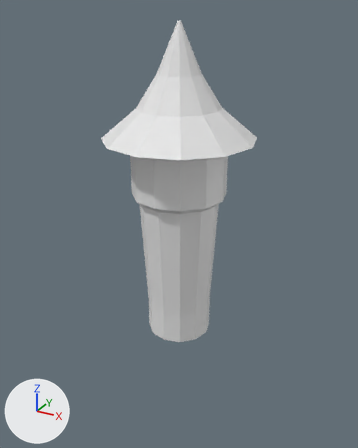
What one commit did to the Blender file raw/meshes/tower.blend.
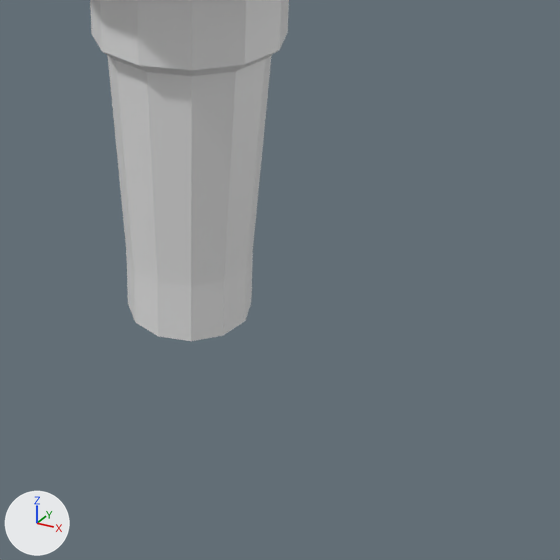
There are two pictures of each version: one whole from a camera (50 mm lens) standing at (8.92, -16.23, 12.81) and looking at (-0.28, 0.49, 4.45), one close up on the part from 24% to 100% of the width and 40% to 100% of the height. Arrows for +X, +Y and +Z are at lower left; the lights stay in place.
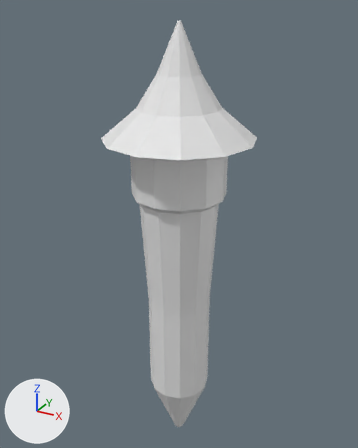
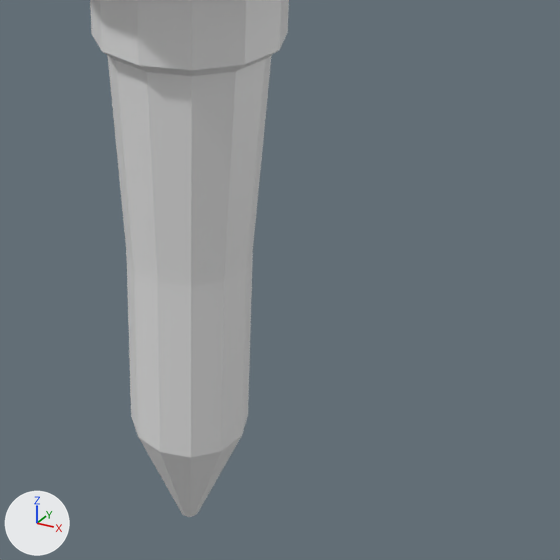
Boxes (x1, y1, x2, y2) around the edits, measured in the close-ups (560 x 560 px):
'Cylinder', reshaped
    before: (90, 0, 289, 341)
    after: (90, 0, 289, 517)
part 1 of me_cylinder, built on
    before: (126, 251, 253, 341)
    after: (126, 251, 253, 517)

What changed in the scene script:
```text
Change me_cylinder:
    used by ob_cylinder; location = (0.0, 0.0, 15.88); scale = (2.68, 2.68, 16.7)
    remove me_cylinder.from_pydata(...)  # 120 vertices, 110 faces; spans x -1.1..1.1, y -1.1..1.1, z -0.96..-0.21
    add me_cylinder.from_pydata(...)  # 132 vertices, 122 faces; spans x -1.1..1.1, y -1.1..1.1, z -1.31..-0.21
    me_cylinder part 1
    1 face is deleted
    12 vertices in x -0.5..0.5, y -0.5..0.5, z -0.96 move by (0.0, 0.0, -0.18)
    12 vertices are added at x -0.08..0.08, y -0.08..0.08, z -1.31
    13 new faces join them
```
